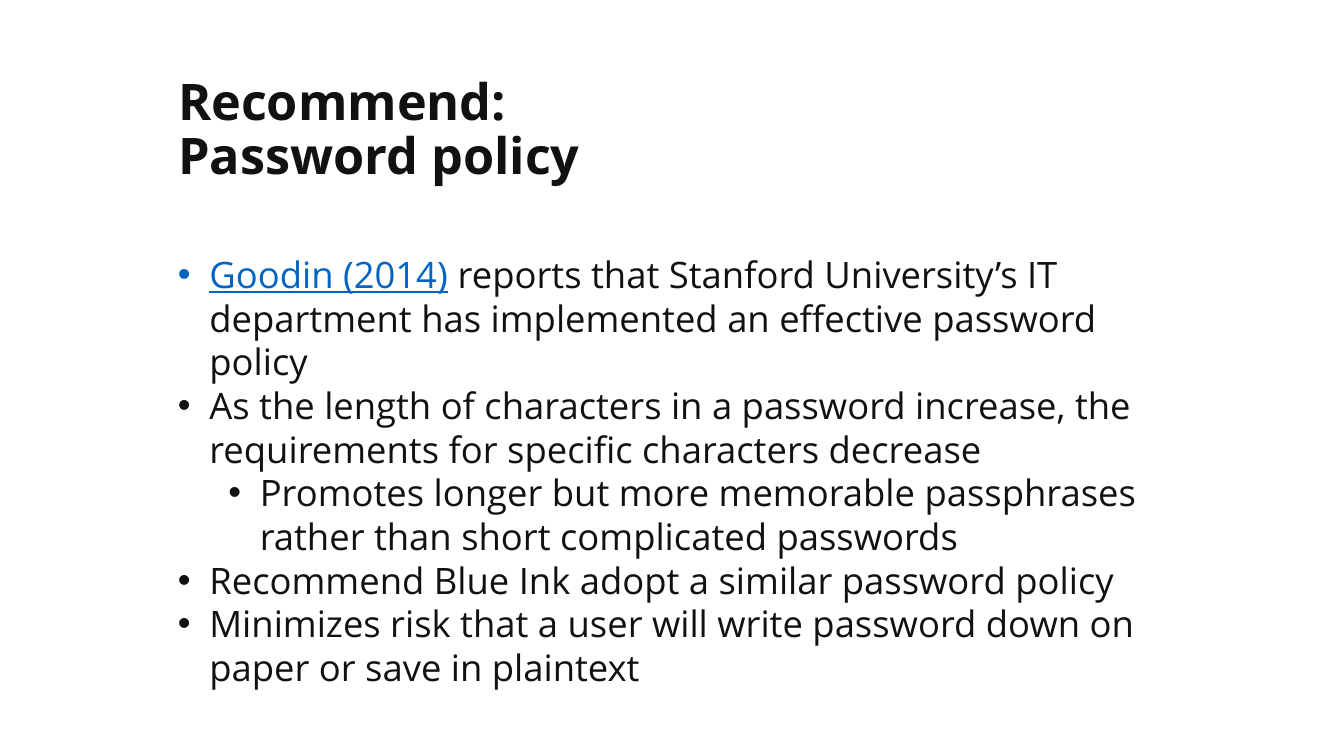
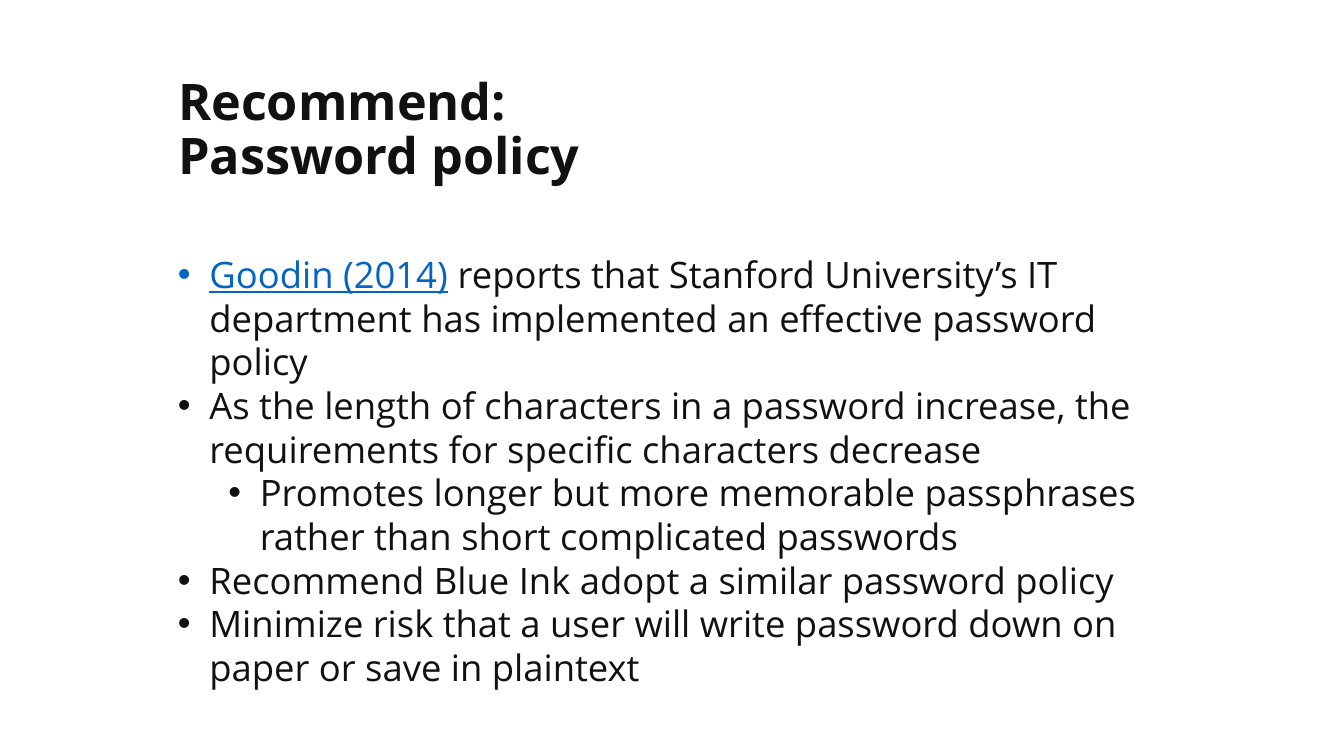
Before and after one commit to martymcflywa/ecu, a slide deck: slide 19 of year_1/sem_2/CSI1101_computer_security/0b_assignment_2_[22MAY15_0900]/dev/CSI1101_PONCE_A2_v02.pptx. Drawn at 1344x756 pixels with LibreOffice and Linux fonts; fonts in the diff are those of the drawing. Boxes give left, top, right and bottom in pixels: in the first picture for what was removed or moved away, otherwise in the second. Text is boxed around its words. In the diff, an @@ line names an element or a change of style, - is before the commit and + after.

```diff
--- a/year_1/sem_2/CSI1101_computer_security/0b_assignment_2_[22MAY15_0900]/dev/CSI1101_PONCE_A2_v02.pptx
+++ b/year_1/sem_2/CSI1101_computer_security/0b_assignment_2_[22MAY15_0900]/dev/CSI1101_PONCE_A2_v02.pptx
@@ text at <box>209,609,1116,690</box>: text changed @@
-• Minimizes risk that a user will write password down on paper or save in plaintext
+• Minimize risk that a user will write password down on paper or save in plaintext
```
Also in this commit, not shown: 8 other slides changed, 1 other file.
